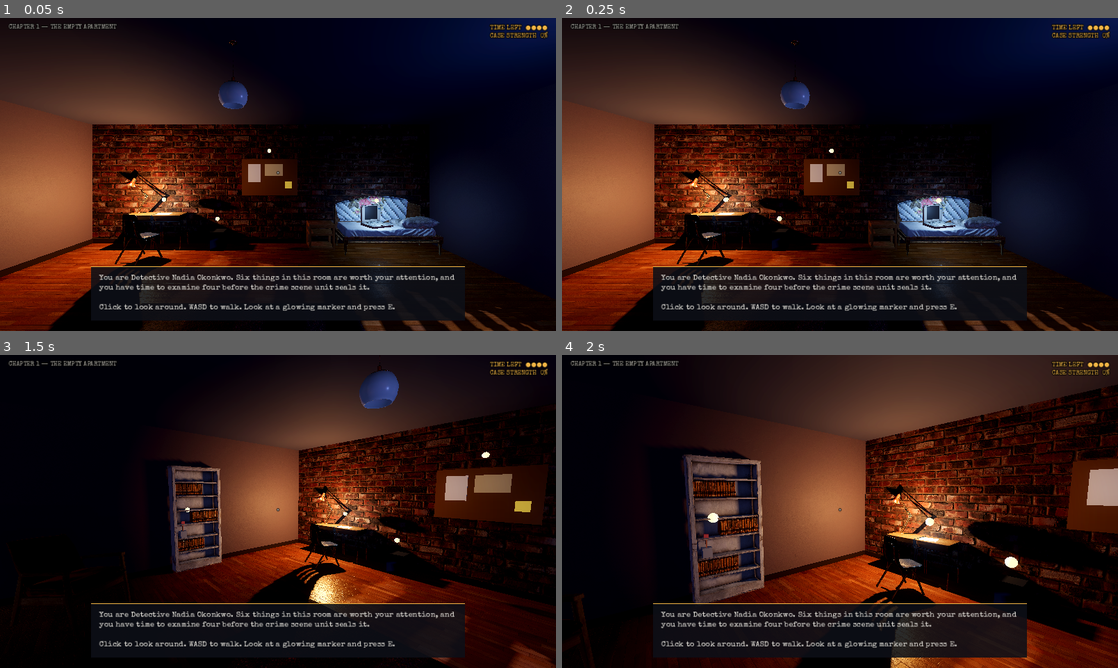
Above: before the commit, frames 1-4 (two rows, left to right).
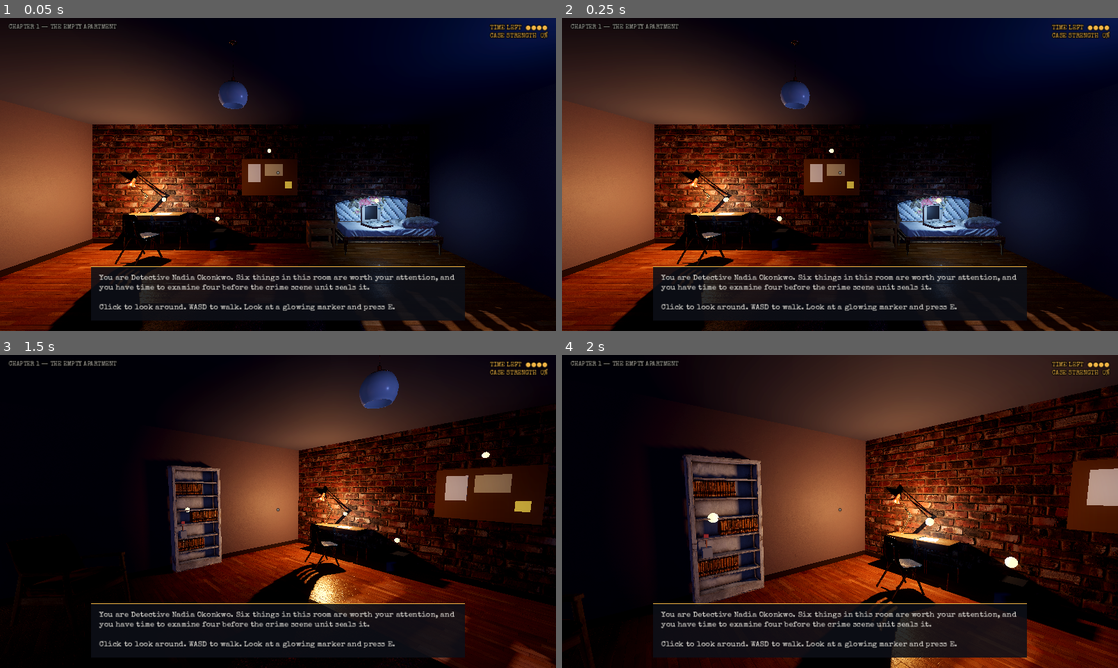
Above: after the commit, the same moments.

Repository: ErnestoEverhard/LawAndOrder-Detroit
Game: Godot game, scene res://main.tscn
Same seed, same stepped clock (60 frames per second), same inputs: the game is played once before the commit and once after it.
Inputs (mouse positions are in pixels of both pictures, inside the frame that each line leads up to):
- Up to frame 1 (0.05 s): no input
- Up to frame 2 (0.25 s): no input
- Up to frame 3 (1.5 s): tap Enter at 0.5 s; move the mouse to (400, 495) at 0.52 s; hold D 0.53-1.28 s; tap E at 0.6, 1.35 s; click (400, 495) at 0.67 s; move the mouse to (250, 511) at 1.27 s; hold W from 1.28 s (still down)
- Up to frame 4 (2 s): keep holding W

The runs differ from the first frame. In frame 1, 0.2% of the frame differs, in the area x 35-57%, y 57-75%; in frame 2, 0.3%; in frame 3, 0.3%; in frame 4, 1.4%, in the area x 23-99%, y 50-93%.

Commit message:
Stop evidence markers casting shadows
Co-Authored-By: Claude Fable 5.2 <noreply@anthropic.com>

Diff:
--- a/godot/apartment.gd
+++ b/godot/apartment.gd
@@ -256,6 +256,7 @@
 		sm.height = 0.09
 		mark.mesh = sm
 		mark.material_override = _mat(AMBER, 1.6)
+		mark.cast_shadow = GeometryInstance3D.SHADOW_CASTING_SETTING_OFF
 		mark.position = Vector3(0, c.size.y / 2.0 + 0.12, 0)
 		body.add_child(mark)
 		body.set_meta("mark", mark)
